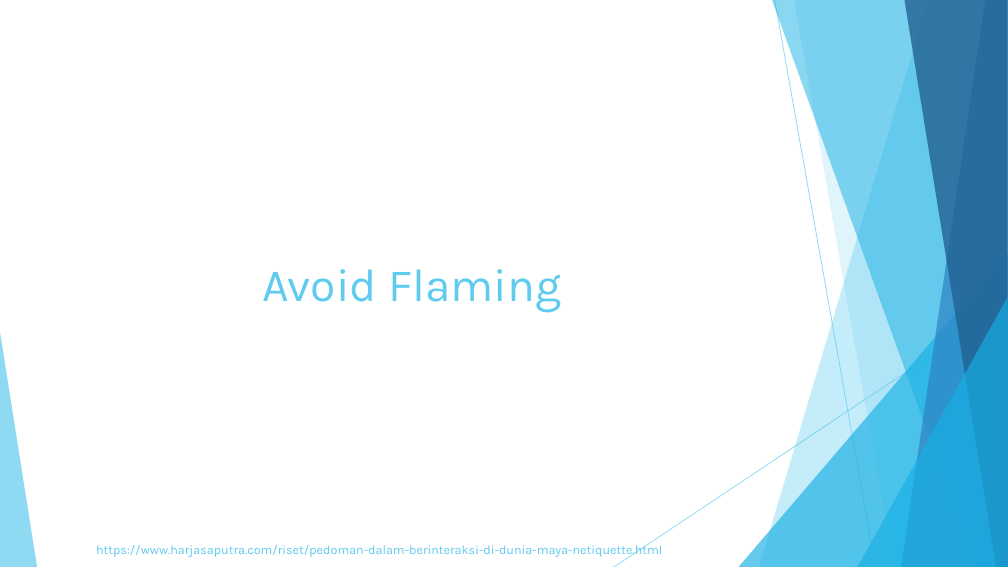
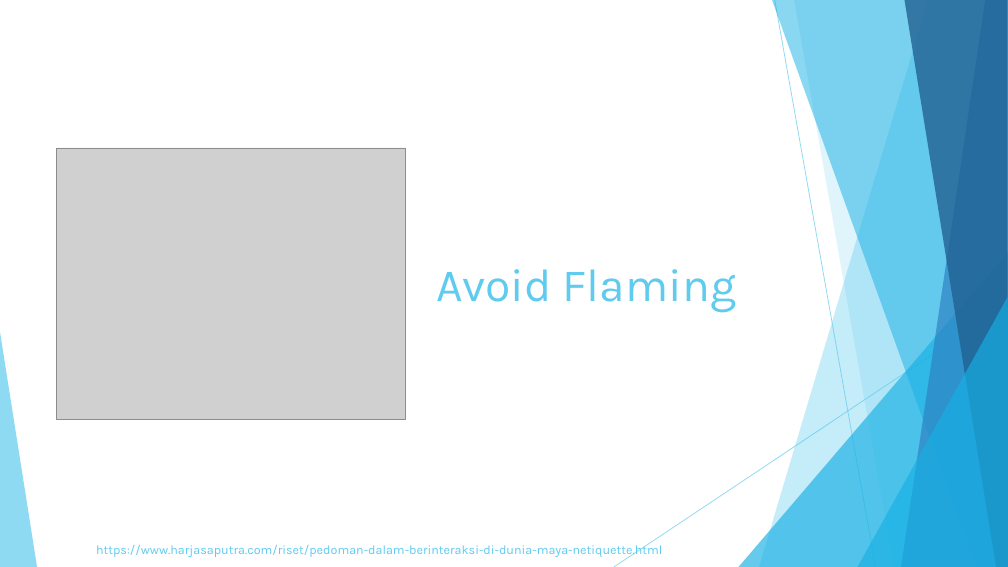
Before and after one commit to itsproinc/Global-Game-Jam, a slide deck: slide 3 of PengIF/Six Tickets to Netiquette.pptx. Drawn at 1008x567 pixels with LibreOffice and Linux fonts; fonts in the diff are those of the drawing; grey boxes stand for pictures. Boxes give left, top, right and bottom in pixels: in the first picture for what was removed or moved away, otherwise in the second. Text is boxed around its words. In the diff, an @@ line names an element or a change of style, - is before the commit and + after.

```diff
--- a/PengIF/Six Tickets to Netiquette.pptx
+++ b/PengIF/Six Tickets to Netiquette.pptx
@@ picture added at [57,148,406,420] @@
@@ title "Avoid Flaming": place and size @@
-title "Avoid Flaming" at [262,269,561,312]
+title "Avoid Flaming" at [437,269,736,312]
```
Also in this commit, not shown: 6 other slides changed, 2 slides added, 1 other file.
